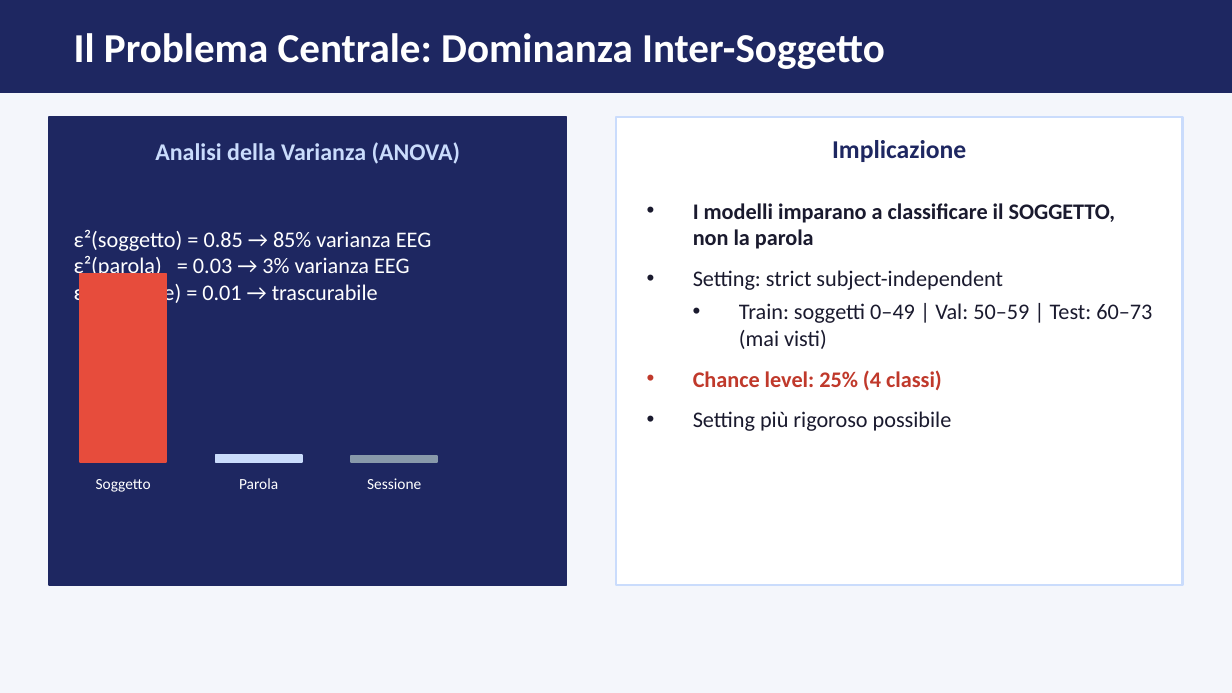
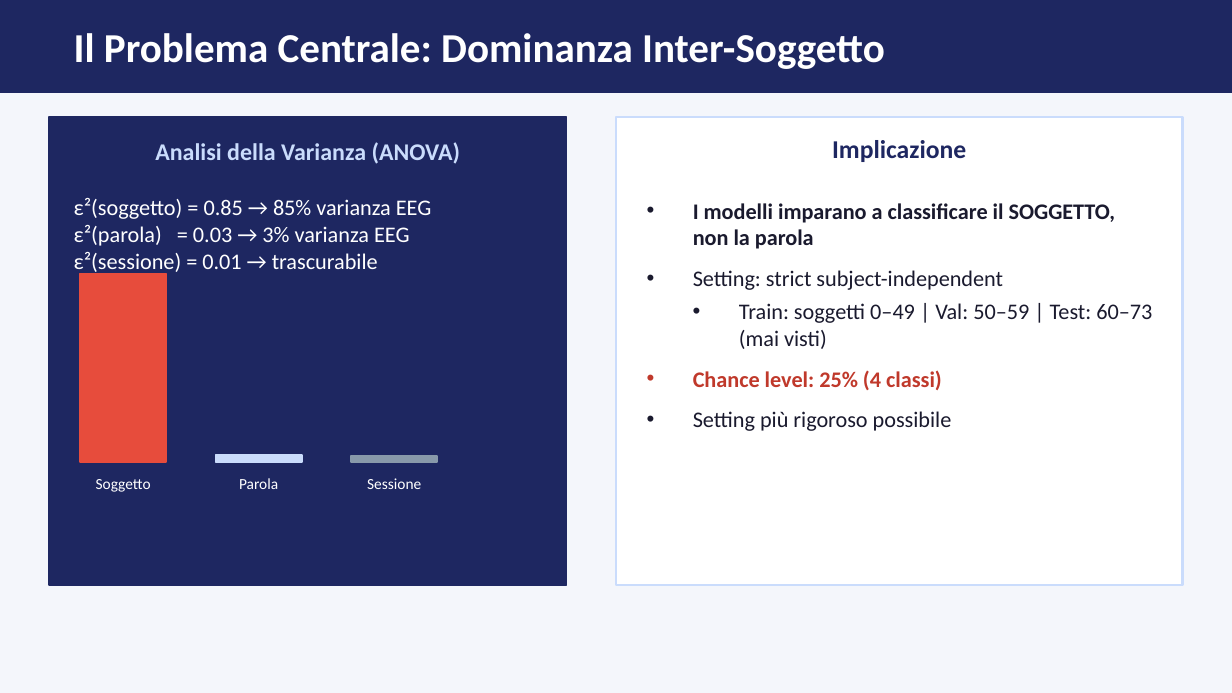
Before and after one commit to daniele22-u/miralis-hypergraph-imagined-speech, a slide deck: slide 3 of docs/presentation_stato_lavori_apr2026.pptx. Drawn at 1232x693 pixels with LibreOffice and Linux fonts; fonts in the diff are those of the drawing. Boxes give left, top, right and bottom in pixels: in the first picture for what was removed or moved away, otherwise in the second. Text is boxed around its words. In the diff, an @@ line names an element or a change of style, - is before the commit and + after.

```diff
--- a/docs/presentation_stato_lavori_apr2026.pptx
+++ b/docs/presentation_stato_lavori_apr2026.pptx
@@ text "ε²(soggetto) = 0.85 → 85% ...": place and size @@
-text "ε²(soggetto) = 0.85 → 85% ..." at <box>74,230,431,306</box>
+text "ε²(soggetto) = 0.85 → 85% ..." at <box>74,198,431,275</box>
@@ text "ε²(soggetto) = 0.85 → 85% ..." at <box>74,198,431,275</box>: vertical alignment middle to top @@
```
Also in this commit, not shown: 3 other slides changed.
